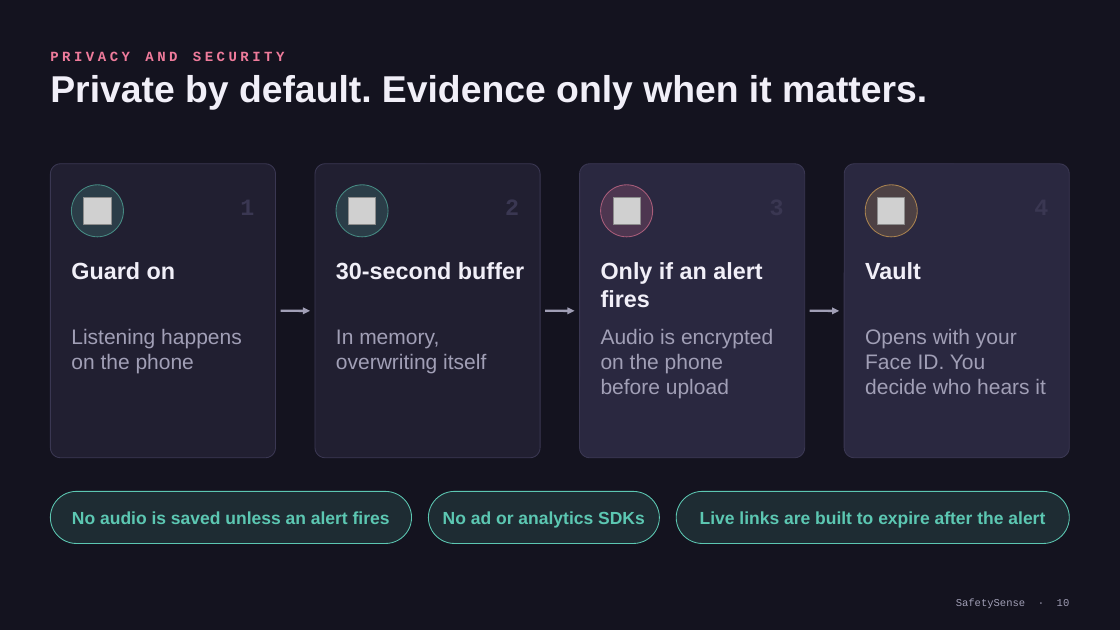
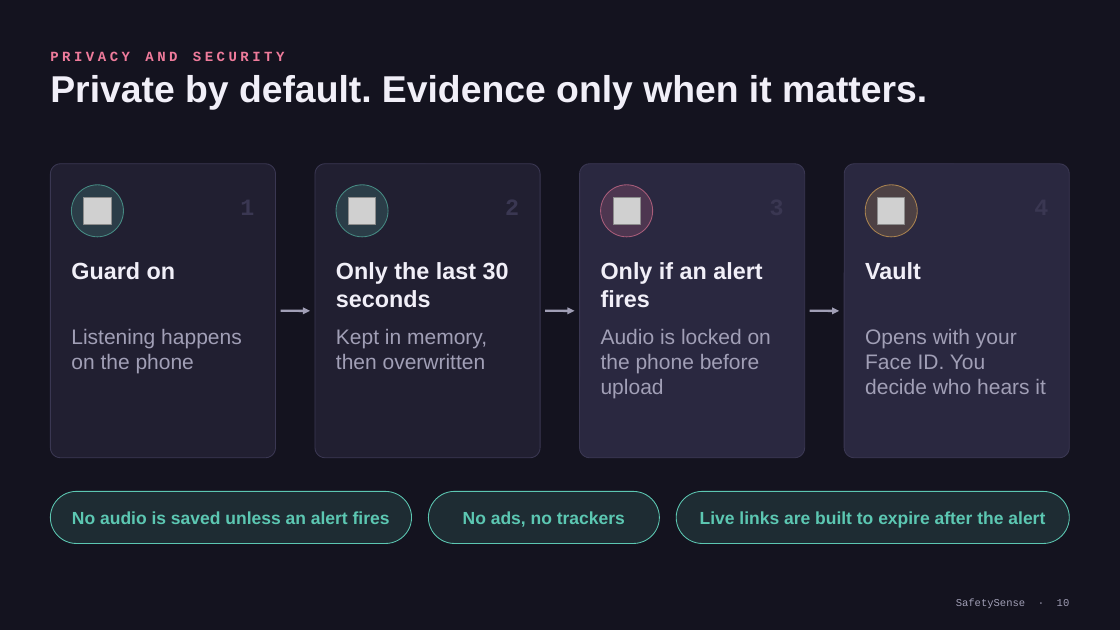
Before and after one commit to george11642/safetysense, a slide deck: slide 10 of presentation/v3/SafetySense-Finalist-Deck-final.pptx. Drawn at 1120x630 pixels with LibreOffice and Linux fonts; fonts in the diff are those of the drawing; grey boxes stand for pictures. Boxes give left, top, right and bottom in pixels: in the first picture for what was removed or moved away, otherwise in the second. Text is boxed around its words. In the diff, an @@ line names an element or a change of style, - is before the commit and + after.

```diff
--- a/presentation/v3/SafetySense-Finalist-Deck-final.pptx
+++ b/presentation/v3/SafetySense-Finalist-Deck-final.pptx
@@ text at <box>336,262,509,308</box>: text changed @@
-30-second buffer
+Only the last 30 seconds
@@ text at <box>336,329,487,369</box>: text changed @@
-In memory, overwriting itself
+Kept in memory, then overwritten
@@ text at <box>601,329,771,399</box>: text changed @@
-Audio is encrypted on the phone before upload
+Audio is locked on the phone before upload
@@ text at <box>463,511,625,527</box>: text changed @@
-No ad or analytics SDKs
+No ads, no trackers
```
Also in this commit, not shown: 5 other slides changed, 4 slides removed, 2 other files.
